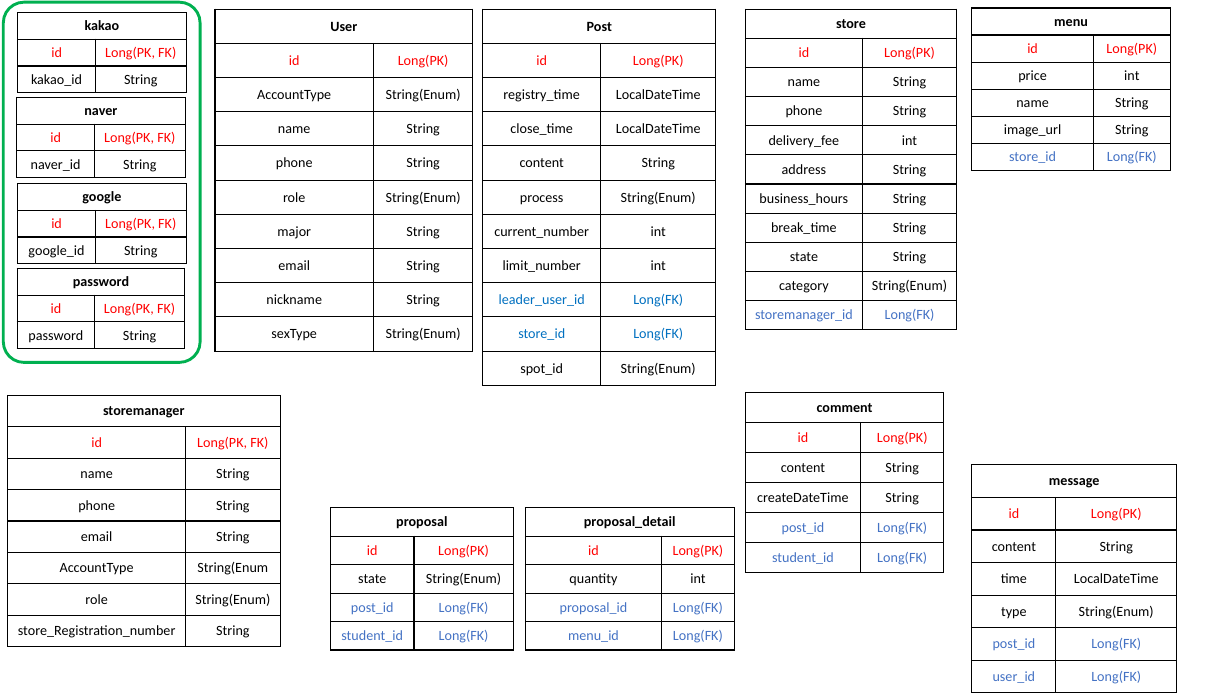
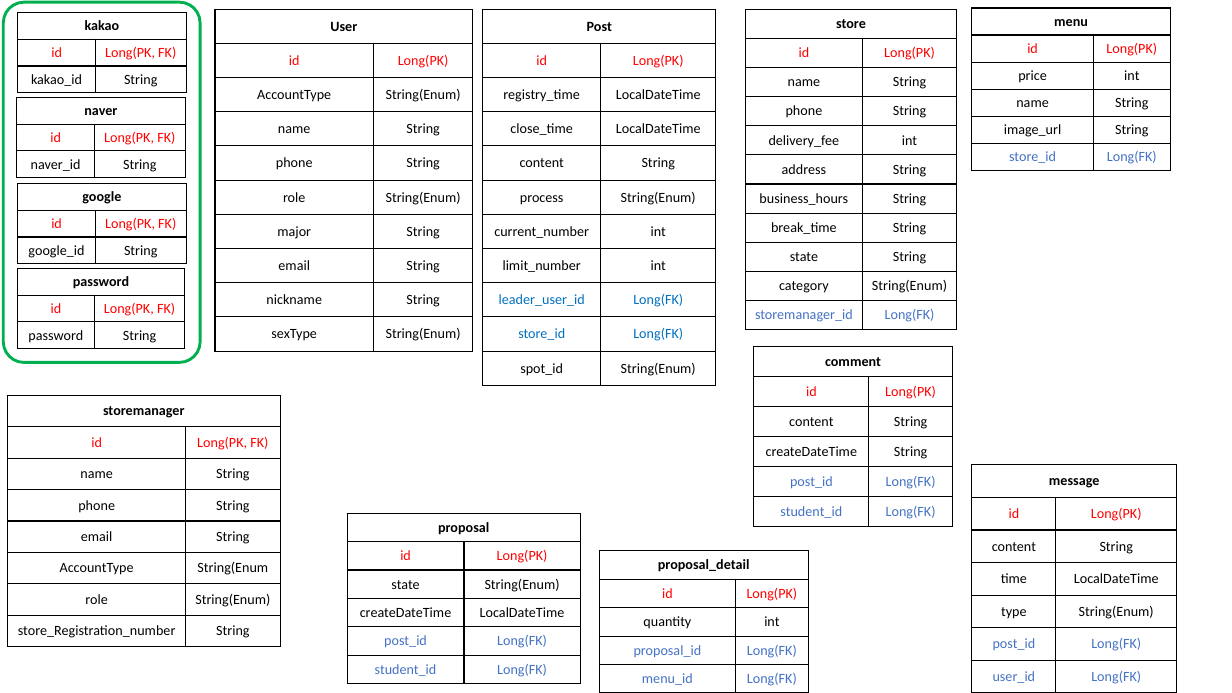
Before and after one commit to 1-n-Fee/1-n-Server, a slide deck: slide 1 of DB 설계.pptx. Drawn at 1232x693 pixels with LibreOffice and Linux fonts; fonts in the diff are those of the drawing. Boxes give left, top, right and bottom in pixels: in the first picture for what was removed or moved away, otherwise in the second. Text is boxed around its words. In the diff, an @@ line names an element or a change of style, - is before the commit and + after.

```diff
--- a/DB 설계.pptx
+++ b/DB 설계.pptx
@@ table: place and size @@
-table at bbox=[746, 393, 945, 573]
+table at bbox=[754, 347, 953, 527]
@@ table at bbox=[348, 513, 580, 684] @@
+row 4: createDateTime | LocalDateTime
@@ table: place and size @@
-table at bbox=[331, 508, 513, 651]
+table at bbox=[348, 513, 580, 684]
@@ table: place and size @@
-table at bbox=[526, 508, 736, 651]
+table at bbox=[600, 551, 810, 693]
```
Also in this commit, not shown: 10 other files.
